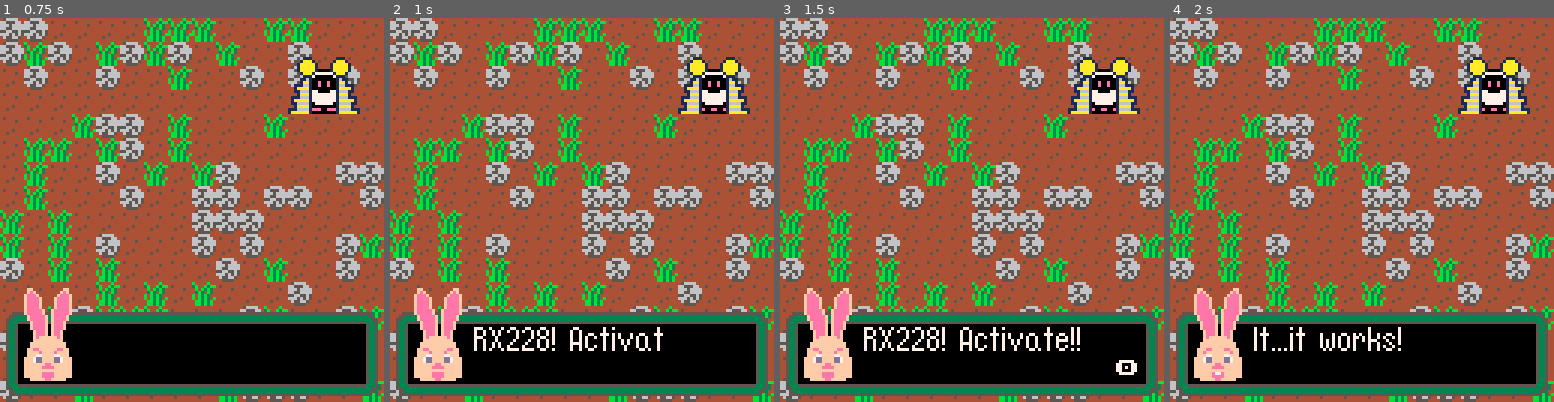
Above: before the commit, frames 1-4 (left to right).
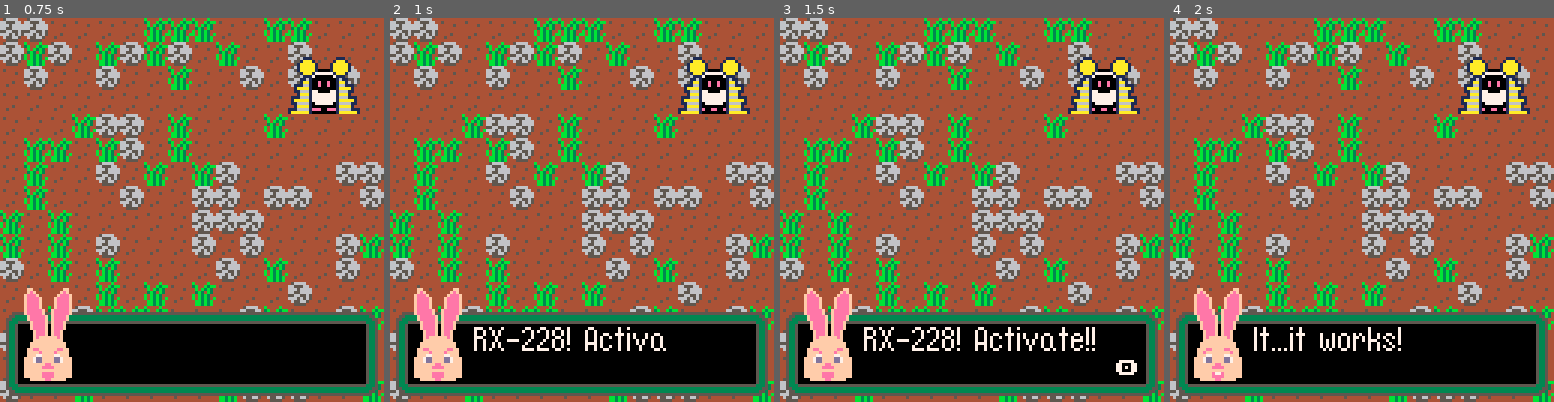
Above: after the commit, the same moments.

Repository: DeCarabas/pico_carts
Game: PICO-8 cartridge robo.p8
Two runs of this game, one before a commit and one after it. Both use one fixed random seed, a clock stepped at 60 frames per second and the inputs below.
Inputs:
- Up to frame 1 (0.75 s): tap X (X key) at 0.33 s; tap O (Z key) at 0.7 s
- Up to frame 2 (1 s): no input
- Up to frame 3 (1.5 s): tap X (X key) at 1.07 s
- Up to frame 4 (2 s): hold Right from 1.6 s (still down); tap O (Z key) at 1.7 s; tap X (X key) at 1.85 s

Frame 1 is identical in both runs. In frame 2, 1.0% of the frame differs, in the area x 30-72%, y 80-87%; in frame 3, 1.2%, in the area x 30-83%, y 80-87%; in frame 4, nothing differs.

Commit message:
[Robo] Update font, text.

Diff:
--- a/robo.p8
+++ b/robo.p8
@@ -160,7 +160,7 @@
  do_script({
   {text="^o^k...\n^deep breath...",
    top=192,bot=228},
-  {text="^r^x228! ^activate!!",
+  {text="^r^x-228! ^activate!!",
    top=194,bot=230},
   {text="^it...it works!",
    top=194,bot=226},
@@ -909,7 +909,7 @@
  end
 end
 -->8
--- big font code (282 tokens)
+-- big font code
 --
 -- call load_font() then when
 -- you want call draw_string()
@@ -917,10 +917,10 @@
 -- the font has upper case a-z,
 -- lower case a-z, digits 0-9,
 -- and some punctuation.
+font_enc=[[414869999f994248caae999e4348699889964448e999999e4548f88e888f4648f88e888847486998b9964848999f99994918ff4a48111111964b48999e99994c488888888f4d58dd6b18c6314e489ddbb9994f48699999965048e99e8888515864a5295a4d5248e99e99995348698611965438e9249255489999999656588c6315294457588c6318d6aa58588a9442295159588c62a210845a48f122448f615664a52934624888e999966346698896644811799996654669f8966648254e4444674769971960684888e999996918bf6a48101111966b488899e9996c28aaa96d56556b18c46e46ad99996f466999967046699e8871466997117246ad9888734669429674384ba492754699999676568c54a21077568c6b5aa878568a884544794699971e7a46f1248f3048699bd996313859249732486911248f3348691211963448aaaf22223548f88e11963648698e99963748f11248883848699699963948699711112118fd3f5874622210042e11803a16902c2358272858002d44f000]]
+
 function load_font()
- local enc=[[414869999f994248caae999e4348699889964448e999999e4548f88e888f4648f88e888847486998b9964848999f99994918ff4a48111111964b48999e99994c488888888f4d58dd6b18c6314e489ddbb9994f48699999965048e99e8888515864a5295a4d5248e99e99995348698611965438e9249255489999999656588c6315294457588c6318d6aa58588a9442295159588c62a210845a48f122448f615664a52934624888e999966346698896644811799996654669f8966648254e4444674769971960684888e999996918bf6a3820926a6b488899e9996c28aaa96d56556b18c46e46ad99996f466999967046699e8871466997117246ad9888734669429674384ba492754699999676568c54a21077568c6b5aa878568a884544794699971e7a46f1248f3048699bd996313859249732486911248f3348691211963448aaaf22223548f88e11963648698e99963748f11248883848699699963948699711112118fd3f5874622210042e11803a16902c235827285800]]
-
- local bytes={}
+ local enc,bytes=font_enc,{}
  for i=1,#enc,2 do
   add(bytes,tonum("0x"..sub(enc,i,i+1)))
  end
@@ -944,6 +944,8 @@
  _jd_font=font
 end
 
+-- render a single glyph at x,y
+-- in the current color.
 function draw_font_glyph(glyph,x,y)
  local bi,bits=2,0
  local bmap=glyph.bmap
@@ -963,6 +965,17 @@
  end
 end
 
+-- render a string in the font
+-- with the upper-left at x,y.
+-- specify upper-case letters
+-- by prefixing them with a ^.
+--
+-- (e.g., "^e" renders an
+-- upper-case e.)
+--
+-- if c is provided, the current
+-- color will be set to that
+-- color first.
 function draw_string(str,x,y,c)
  if c~=nil then color(c) end
  local lx,ly=x,y
